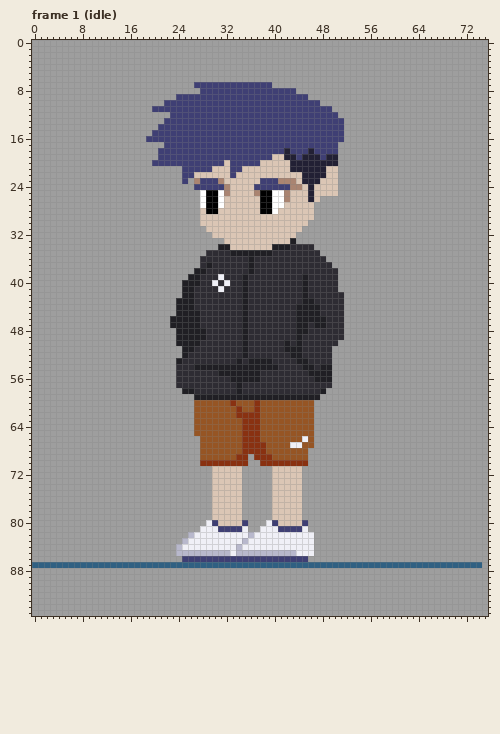
Two versions of one pixel-art file, assets/player/player.aseprite. That is the earlier state.
76x96 pixels, 11 frames. Shown: frame 1 (idle). The commit also changed other frames, which this record leaves out.
New version:
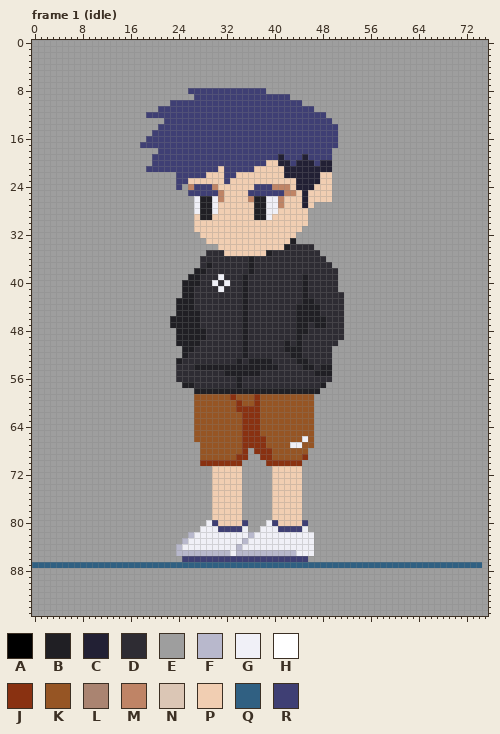
Palette (. is transparent): A #000000  B #201f24  C #222034  D #2e2c33  E #9e9e9e  F #b8b8cc  G #f0f0f7  H #ffffff  J #893111  K #965524  L #aa8471  M #bf8466  N #dbc6b5  P #f1ceb2  Q #306082  R #3f3f74
From the commit log: player run and dash sprites
From old to new:
layer "Body/legs" added
layer "Body/shorts" added
layer "Body/torso" added
layer "head/head" added
layer "head/face" added
layer "head/hair" added
layer "head" removed
layer "legs" removed
layer "face" removed
layer "hair" removed
layer "legs #2" removed
layer "torso" removed
Changed rows in their new state; - is an unchanged pixel.
Frame 1 (idle):
first column x 18:
 7 ---------EEEEEEEEEEEEE------------
 8 --------RR-----------EEEEE--------
 9 ------EEE----------------EEE------
10 ----E----------------------EEE----
11 --E--------------------------EEE--
12 -RRRR--------------------------EE-
13 --------------------------------EE
14 ---------------------------------E
15 ---------------------------------E
16 ---------------------------------E
17 RRRR------------------------------
18 ------------------------R---R---E-
19 --R-------------------RCRR--RR-RE-
20 --------------R-----RPPCCR---R--E-
21 -RRRRRR-----RPR--RRPPPPPC------CE-
22 ------R--RRPPPR-PPPPPPPPCCC---PPE-
23 ------R-PPPPPPRPPPPPPPPPPPC---PPE-
24 ------R-M---MPPPPPP---MMMPCC-PPPE-
25 --------RRRRRMPPPPRRRRRRMMPCPPPPE-
26 ---------GBBGMPPPPMBBGGMPPPCPPPP--
27 ---------GBBGPPPPPPBBGGMPPPCP-----
28 ---------GBBGPPPPPPBBGGPPPPPE-----
29 ---------PBBPPPPPPPBBGPPPPPPE-----
30 ---------PPPPPPPPPPPPPPPPPPP------
31 ---------PPPPPPPPPPPPPPPPPP-------
32 ----------PPPPPPPPPPPPPPPP--------
33 -----------PPPPPPPPPPPPPP---------
34 -------------PPPPPPPPPPP----------
35 --------------PPPPPPP-------------
first column x 24:
55 -------D--------------D---
56 ---------D-DDD---------DDD
57 EBB---------------------BE
58 -EEBBBBBBB-BBBBBBBBBBBBBE-
59 ---KKKKKKJKKKJKKKKKKKKKE--
60 ---------KJ---------------
61 -----------JJ-------------
62 ----------K---------------
first column x 27:
66 K----------J-------
68 ---------E--J------
69 ----------E-------J
70 --------E--E------E
71 ---PPPPP-----PPPPP-
72 ---PPPPP-----PPPPP-
73 ---PPPPP-----PPPPP-
74 ---PPPPP-----PPPPP-
75 ---PPPPP-----PPPPP-
76 ---PPPPP-----PPPPP-
77 ---PPPPP-----PPPPP-
78 ---PPPPP-----PPPPP-
79 ---PPPPP-----PPPPP-
80 ----PPPP------PPPP-
